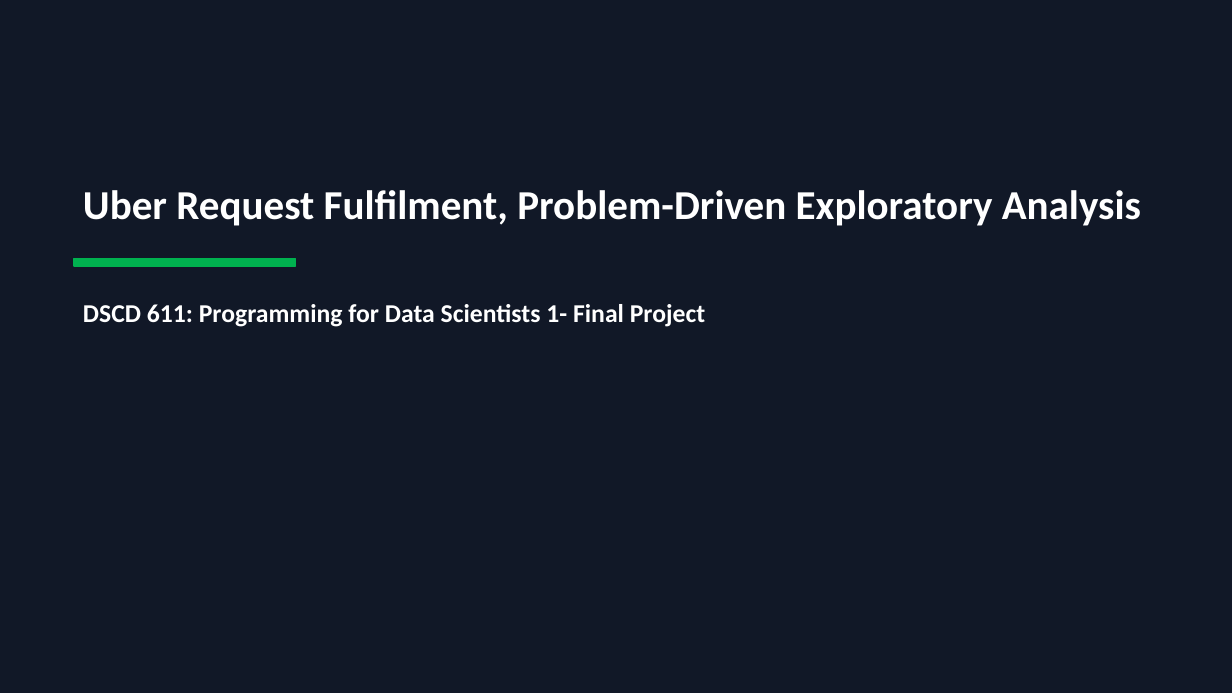
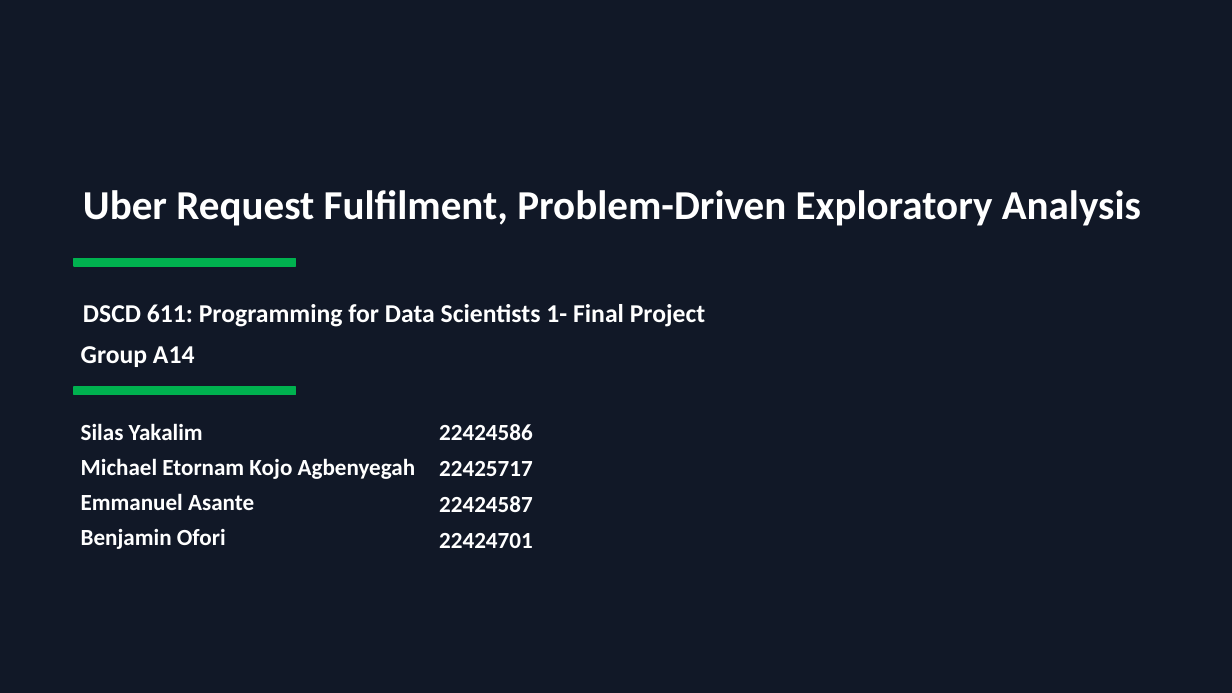
Before and after one commit to meagbenyegah/dscd_611_gr_A14, a slide deck: slide 1 of docs/Presentation_611_A14.pptx. Drawn at 1232x693 pixels with LibreOffice and Linux fonts; fonts in the diff are those of the drawing. Boxes give left, top, right and bottom in pixels: in the first picture for what was removed or moved away, otherwise in the second. Text is boxed around its words. In the diff, an @@ line names an element or a change of style, - is before the commit and + after.

Commit message:
update: readme, pptx, ipynb

```diff
--- a/docs/Presentation_611_A14.pptx
+++ b/docs/Presentation_611_A14.pptx
@@ text added at [81, 346, 195, 367], 20 pt, text #FFFFFF, bold @@
+Group A14
@@ rectangle added at [74, 387, 296, 395], fill #00B14F, outline #00B14F 1 pt @@
@@ text added at [81, 423, 203, 440], 18 pt, text #FFFFFF, bold @@
+Silas Yakalim
@@ text added at [439, 424, 533, 440], 18 pt, text #FFFFFF, bold @@
+22424586
@@ text added at [81, 458, 416, 479], 18 pt, text #FFFFFF, bold @@
+Michael Etornam Kojo Agbenyegah
@@ text added at [439, 461, 533, 476], 18 pt, text #FFFFFF, bold @@
+22425717
@@ text added at [81, 493, 254, 510], 18 pt, text #FFFFFF, bold @@
+Emmanuel Asante
@@ text added at [439, 496, 533, 512], 18 pt, text #FFFFFF, bold @@
+22424587
@@ text added at [81, 529, 226, 549], 18 pt, text #FFFFFF, bold @@
+Benjamin Ofori
@@ text added at [439, 533, 533, 548], 18 pt, text #FFFFFF, bold @@
+22424701
```
Also in this commit, not shown: 2 other files.
